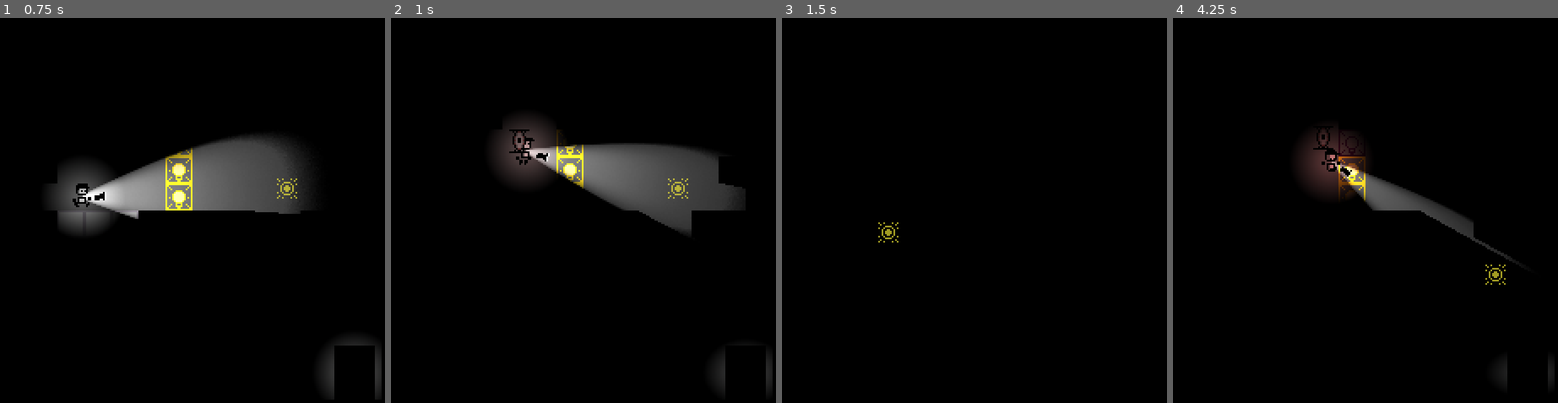
Above: before the commit, frames 1-4 (left to right).
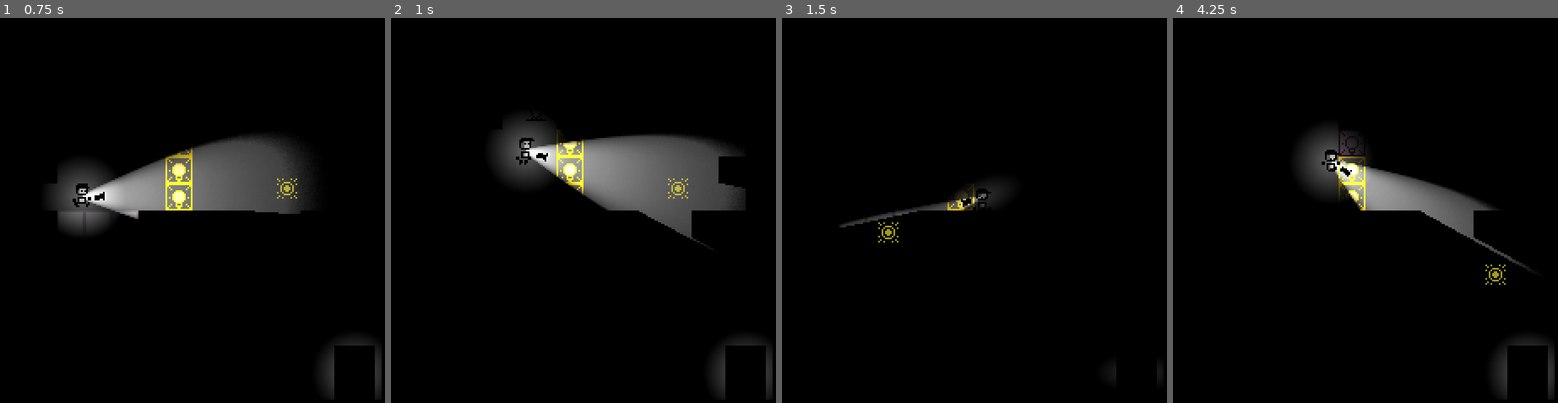
Above: after the commit, the same moments.

Repository: DylanPerry2098/ScreenTear
Game: Godot game, scene res://scenes/levels/test_room.tscn
Same seed, same stepped clock (60 frames per second), same inputs: the game is played once before the commit and once after it. This scene is started directly instead of the project's main scene.
Inputs (mouse positions are in pixels of both pictures, inside the frame that each line leads up to):
- Up to frame 1 (0.75 s): move the mouse to (288, 187) at 0.52 s; hold D (move_right) from 0.53 s (still down); tap E (interact) at 0.6 s
- Up to frame 2 (1 s): keep holding D (move_right); tap Space (jump) at 0.77 s
- Up to frame 3 (1.5 s): keep holding D (move_right); move the mouse to (889, 233) at 1.27 s; tap F (turn_off_flashlight) at 1.35 s
- Up to frame 4 (4.25 s): tap Space (jump) at 1.52, 3.02, 3.77 s; move the mouse to (1407, 114) at 2.02 s; release D (move_right) at 2.03 s; hold A (move_left) 2.03-2.78 s; tap E (interact) at 2.1, 3.6 s; move the mouse to (1342, 295) at 2.77 s; hold D (move_right) from 2.78 s (still down); tap F (turn_off_flashlight) at 2.85 s; move the mouse to (1496, 275) at 3.52 s

Frame 1 is identical in both runs. In frame 2, 4.9% of the frame differs, in the area x 30-90%, y 26-60%; in frame 3, 0.9%; in frame 4, 4.3%.

Commit message:
slow stalker and increase detection radius

Diff:
--- a/scenes/characters/stalker.tscn
+++ b/scenes/characters/stalker.tscn
@@ -7,7 +7,7 @@
 [ext_resource type="Script" uid="uid://jp3qanwgp7ip" path="res://scripts/enemy_shared/enemy_pathfinding.gd" id="9_ffjl1"]
 
 [sub_resource type="CircleShape2D" id="CircleShape2D_5oh04"]
-radius = 4.0
+radius = 8.0
 
 [sub_resource type="Animation" id="Animation_518fa"]
 length = 0.001
@@ -89,6 +89,7 @@
 collision_mask = 0
 script = ExtResource("1_minep")
 chase_state = NodePath("StateMachine/ChaseState")
+speed = 25.0
 state_machine = NodePath("StateMachine")
 animation_player = NodePath("AnimationPlayer")
 pathfinder = NodePath("EnemyPathfinding")
